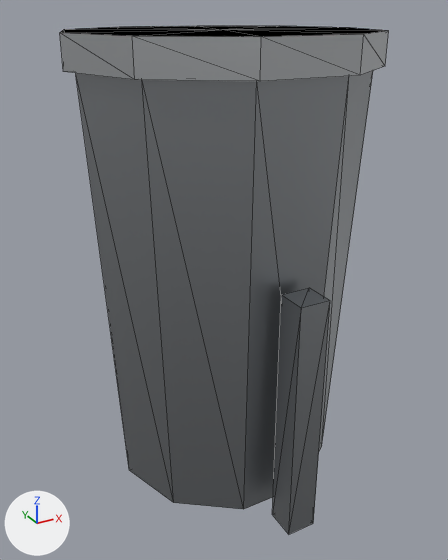
Before and after pictures for a commit that changed the glTF model public/models/props/bin.glb.
Camera for both pictures: a 50 mm camera at (-0.59, -1.081, 0.958) aimed at (-0.012, -0.03, 0.432). The lights are fixed; the arrows at lower left show +X, +Y and +Z. The older version comes first. Mesh edges are drawn as thin lines. Where no turn or scale is listed for an object, it has been applied to the vertices. Vertices at exactly the same position are counted once.

Script lines for the objects in view, before the commit:
```python
mat_metal_galv = principled_material('metal_galv')
mat_metal_galv.base_color = (0.6, 0.62, 0.64)  # light grey #cbced1
mat_metal_galv.metallic = 1.0
mat_metal_galv.roughness = 0.4
mat_metal_painted = principled_material('metal_painted')
mat_metal_painted.base_color = (0.38, 0.4, 0.42)  # grey #a6aaad
mat_metal_painted.metallic = 1.0
mat_metal_painted.roughness = 0.4
me_props_bin = bpy.data.meshes.new('props_bin')
me_props_bin.from_pydata(...)  # 51 vertices, 92 faces; spans x -0.3..0.3, y -0.308..0.308, z -0.46..0.46
# faces by material slot: [52, 40]
me_props_bin.materials.append(mat_metal_painted)  # grey #a6aaad
me_props_bin.materials.append(mat_metal_galv)  # light grey #cbced1
ob_props_bin = bpy.data.objects.new('props_bin', me_props_bin)
ob_props_bin.location = (0.0, -0.022, 0.46)
```
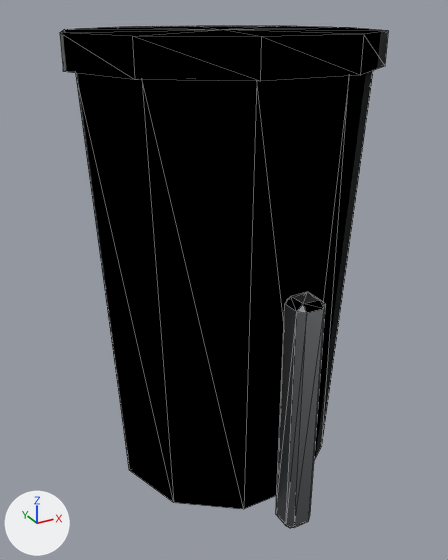
Location of each change, [x1, y1, x2, y2] in pixels of the pictures (448 x 560 px):
'props_bin', recoloured, reshaped (darker)
    before: [60, 26, 389, 534]
    after: [60, 26, 389, 528]
part 1 of me_props_bin, rebuilt (15% narrower)
    before: [272, 288, 330, 534]
    after: [276, 292, 325, 528]

The change, as a list of edits to the scene's bpy script:
```text
Change mat_metal_painted:
    where n0 = _N.new('ShaderNodeBsdfPrincipled'); n0.name = 'Principled BSDF'
    remove n0.inputs[0].default_value = (0.38, 0.4, 0.42, 1.0)  # 'Base Color', grey #a6aaad
    add n2 = _N.new('ShaderNodeMix'); n2.name = 'Mix'
    add n2.data_type = 'RGBA'
    add n2.blend_type = 'MULTIPLY'
    add n2.inputs[0].default_value = 1.0  # 'Factor'
    add n2.inputs[7].default_value = (0.38, 0.4, 0.42, 1.0)  # 'B', grey #a6aaad
    add n3 = _N.new('ShaderNodeVertexColor'); n3.name = 'Color Attribute'
    add _L.new(n2.outputs[2], n0.inputs[0])  # 'Result' to 'Base Color'
    add _L.new(n3.outputs[0], n2.inputs[6])  # 'Color' to 'A'
Change mat_metal_galv:
    where n0 = _N.new('ShaderNodeBsdfPrincipled'); n0.name = 'Principled BSDF'
    remove n0.inputs[0].default_value = (0.6, 0.62, 0.64, 1.0)  # 'Base Color', light grey #cbced1
    add n2 = _N.new('ShaderNodeMix'); n2.name = 'Mix'
    add n2.data_type = 'RGBA'
    add n2.blend_type = 'MULTIPLY'
    add n2.inputs[0].default_value = 1.0  # 'Factor'
    add n2.inputs[7].default_value = (0.6, 0.62, 0.64, 1.0)  # 'B', light grey #cbced1
    add n3 = _N.new('ShaderNodeVertexColor'); n3.name = 'Color Attribute'
    add _L.new(n2.outputs[2], n0.inputs[0])  # 'Result' to 'Base Color'
    add _L.new(n3.outputs[0], n2.inputs[6])  # 'Color' to 'A'
Change me_props_bin:
    used by ob_props_bin; location = (0.0, -0.022, 0.46)
    remove me_props_bin.from_pydata(...)  # 51 vertices, 92 faces; spans x -0.3..0.3, y -0.308..0.308, z -0.46..0.46
    add me_props_bin.from_pydata(...)  # 67 vertices, 124 faces; spans x -0.3..0.3, y -0.308..0.308, z -0.46..0.46
    me_props_bin part 1: the loose piece of 8 vertices spanning x -0.03..0.03, y -0.308..-0.248, z -0.46..0.04 is rebuilt with 24 vertices and now spans x -0.03..0.03, y -0.308..-0.248, z -0.46..0.04
```
